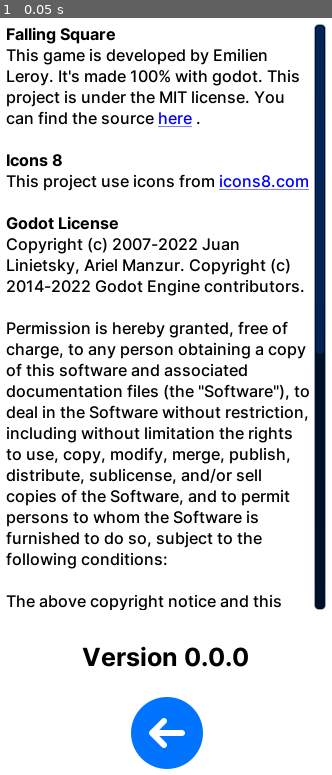
Above: before the commit, frame 1.
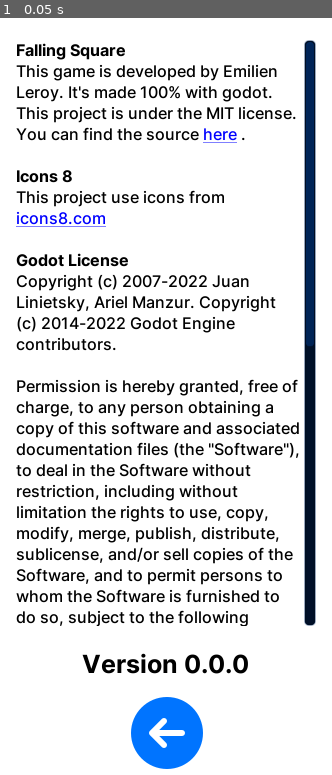
Above: after the commit, the same moment.

Repository: EmilienLeroy/FallingSquare
Game: Godot game, scene res://views/about.tscn
Same seed, same stepped clock (60 frames per second), same inputs: the game is played once before the commit and once after it. This scene is started directly instead of the project's main scene.
Inputs:
- Up to frame 1 (0.05 s): no input

The runs differ from the first frame. In frame 1, 28% of the frame differs, in the area x 1-99%, y 0-87%.

Commit message:
🐛 Fix version number and margin on about view

Diff:
--- a/project.godot
+++ b/project.godot
@@ -15,6 +15,7 @@
 boot_splash/image="res://assets/textures/logo.png"
 boot_splash/bg_color=Color( 1, 1, 1, 1 )
 config/icon="res://icon.png"
+config/version="0.0.0"
 
 [display]
 
--- a/version.cfg
+++ /dev/null
@@ -1,2 +0,0 @@
-[section]
-version="0.0.0"
--- a/views/about.gd
+++ b/views/about.gd
@@ -12,10 +12,4 @@
 
 
 func get_version():
-	var config = ConfigFile.new();
-	var err = config.load("res://version.cfg");
-
-	if err != OK:
-		return
-
-	return config.get_value(config.get_sections()[0], "version");
+	return ProjectSettings.get_setting("application/config/version");
--- a/views/about.tscn
+++ b/views/about.tscn
@@ -37,10 +37,10 @@
 [node name="License" type="RichTextLabel" parent="."]
 modulate = Color( 0, 0.458824, 1, 1 )
 anchor_right = 0.076
-margin_left = 20.0
-margin_top = 22.0
-margin_right = 340.0
-margin_bottom = 608.0
+margin_left = 30.0
+margin_top = 38.0
+margin_right = 330.0
+margin_bottom = 624.0
 custom_colors/default_color = Color( 0, 0, 0, 1 )
 custom_fonts/mono_font = SubResource( 2 )
 custom_fonts/bold_font = SubResource( 6 )
@@ -63,7 +63,7 @@
 
 "
 text = "Falling Square
-This game is developed by Emilien Leroy. It's made 100% with godot. This project is under the MIT license. You can find the source here.
+This game is developed by Emilien Leroy. It's made 100% with godot. This project is under the MIT license. You can find the source here .
 
 Icons 8
 This project use icons from icons8.com
@@ -87,9 +87,9 @@
 texture_normal = ExtResource( 1 )
 
 [node name="Version" type="Label" parent="."]
-margin_top = 639.0
+margin_top = 646.0
 margin_right = 360.0
-margin_bottom = 671.0
+margin_bottom = 678.0
 custom_colors/font_color = Color( 0, 0, 0, 1 )
 custom_fonts/font = SubResource( 8 )
 align = 1
